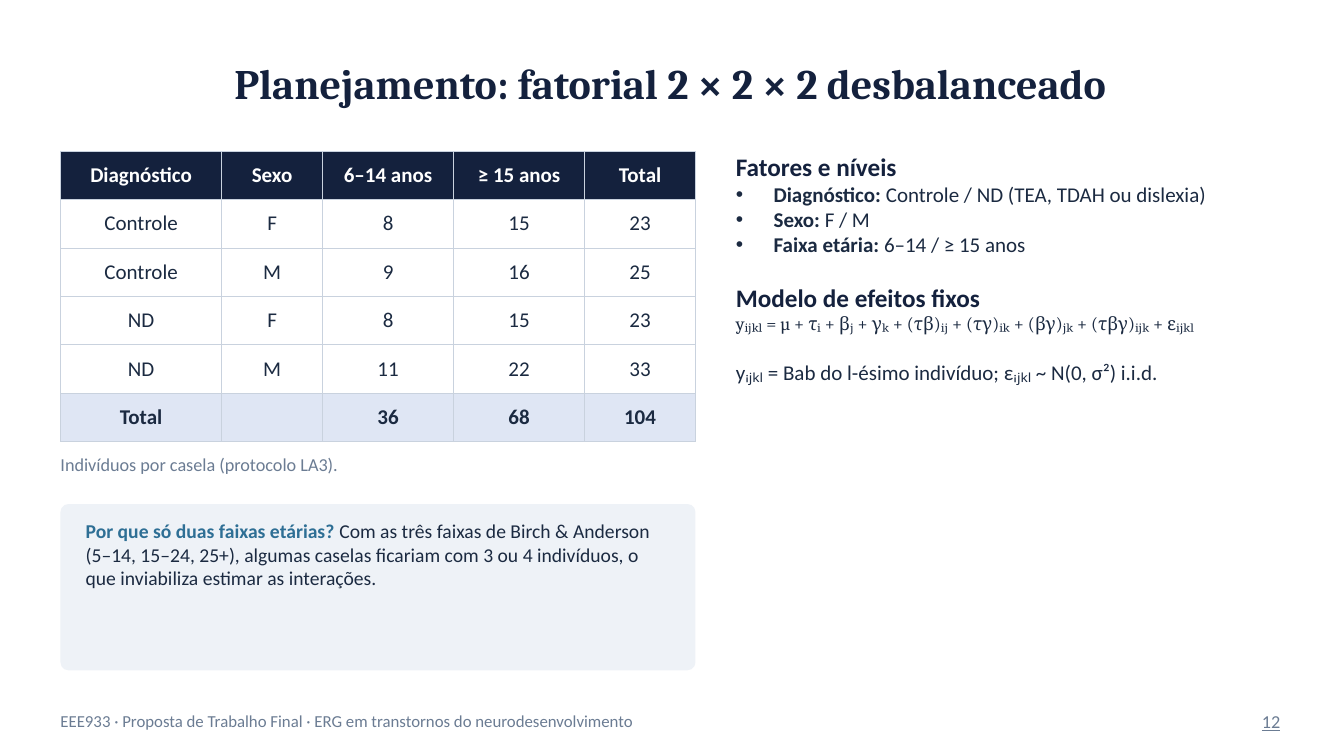
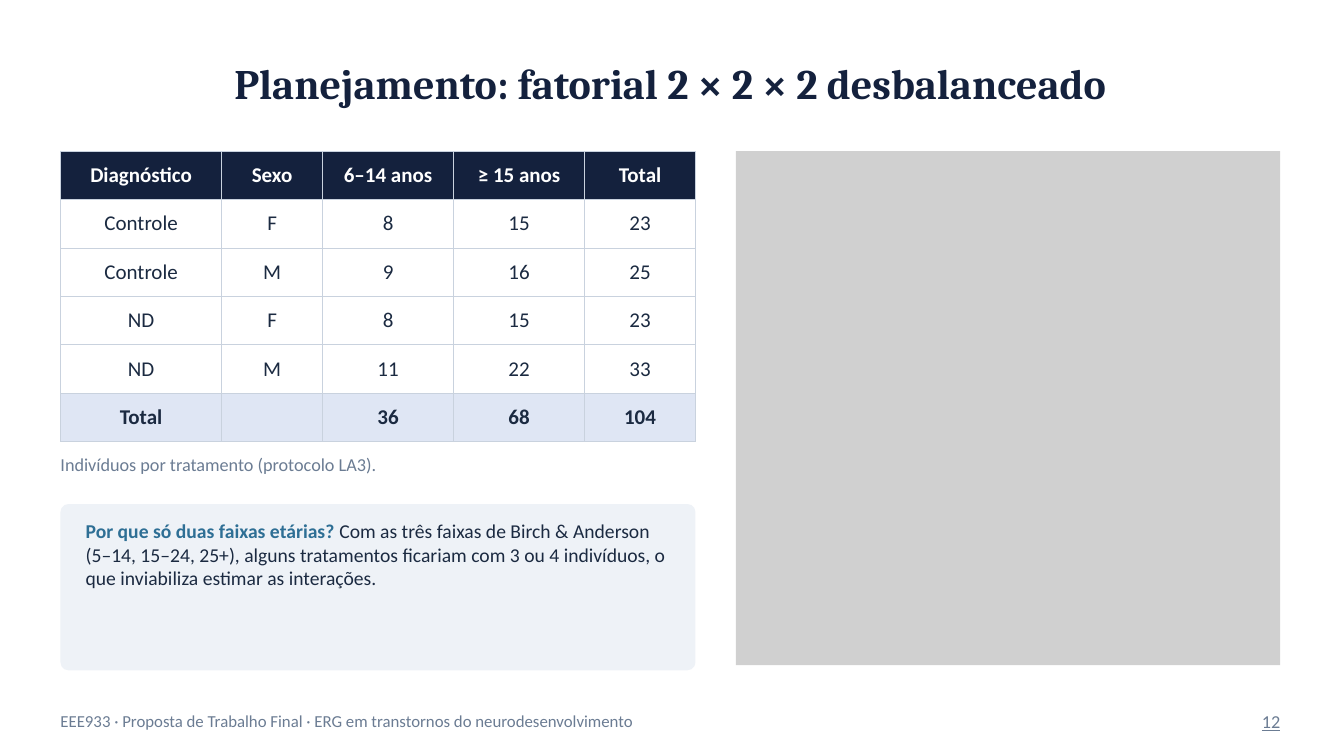
Before and after one commit to HenriqueMarquesCruz/ECs_EEE933, a slide deck: slide 12 of TrabalhoFinal/Proposta_ERG.pptx. Drawn at 1344x756 pixels with LibreOffice and Linux fonts; fonts in the diff are those of the drawing; grey boxes stand for pictures. Boxes give left, top, right and bottom in pixels: in the first picture for what was removed or moved away, otherwise in the second. Text is boxed around its words. In the diff, an @@ line names an element or a change of style, - is before the commit and + after.

```diff
--- a/TrabalhoFinal/Proposta_ERG.pptx
+++ b/TrabalhoFinal/Proposta_ERG.pptx
@@ text removed at (736, 158, 1205, 383) @@
-Fatores e níveis
-• Diagnóstico: Controle / ND (TEA, TDAH ou dislexia)
-• Sexo: F / M
-• Faixa etária: 6–14 / ≥ 15 anos
-Modelo de efeitos fixos
-yᵢⱼₖₗ = µ + τᵢ + βⱼ + γₖ + (τβ)ᵢⱼ + (τγ)ᵢₖ + (βγ)ⱼₖ + (τβγ)ᵢⱼₖ + εᵢⱼₖₗ
-yᵢⱼₖₗ = Bab do l-ésimo indivíduo; εᵢⱼₖₗ ~ N(0, σ²) i.i.d.
@@ picture added at (736, 151, 1280, 665) @@
@@ text at (60, 458, 376, 474): text changed @@
-Indivíduos por casela (protocolo LA3).
+Indivíduos por tratamento (protocolo LA3).
@@ text at (86, 524, 665, 589): text changed @@
-Por que só duas faixas etárias? Com as três faixas de Birch & Anderson (5–14, 15–24, 25+), algumas caselas ficariam com 3 ou 4 indivíduos, o que inviabiliza estimar as interações.
+Por que só duas faixas etárias? Com as três faixas de Birch & Anderson (5–14, 15–24, 25+), alguns tratamentos ficariam com 3 ou 4 indivíduos, o que inviabiliza estimar as interações.
```
Also in this commit, not shown: 1 other slide changed.
